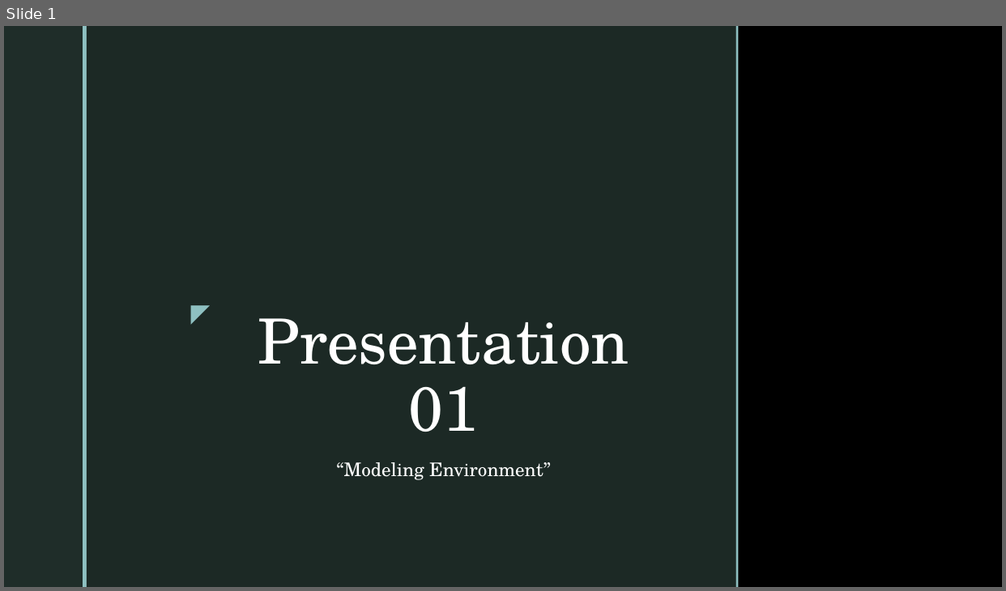
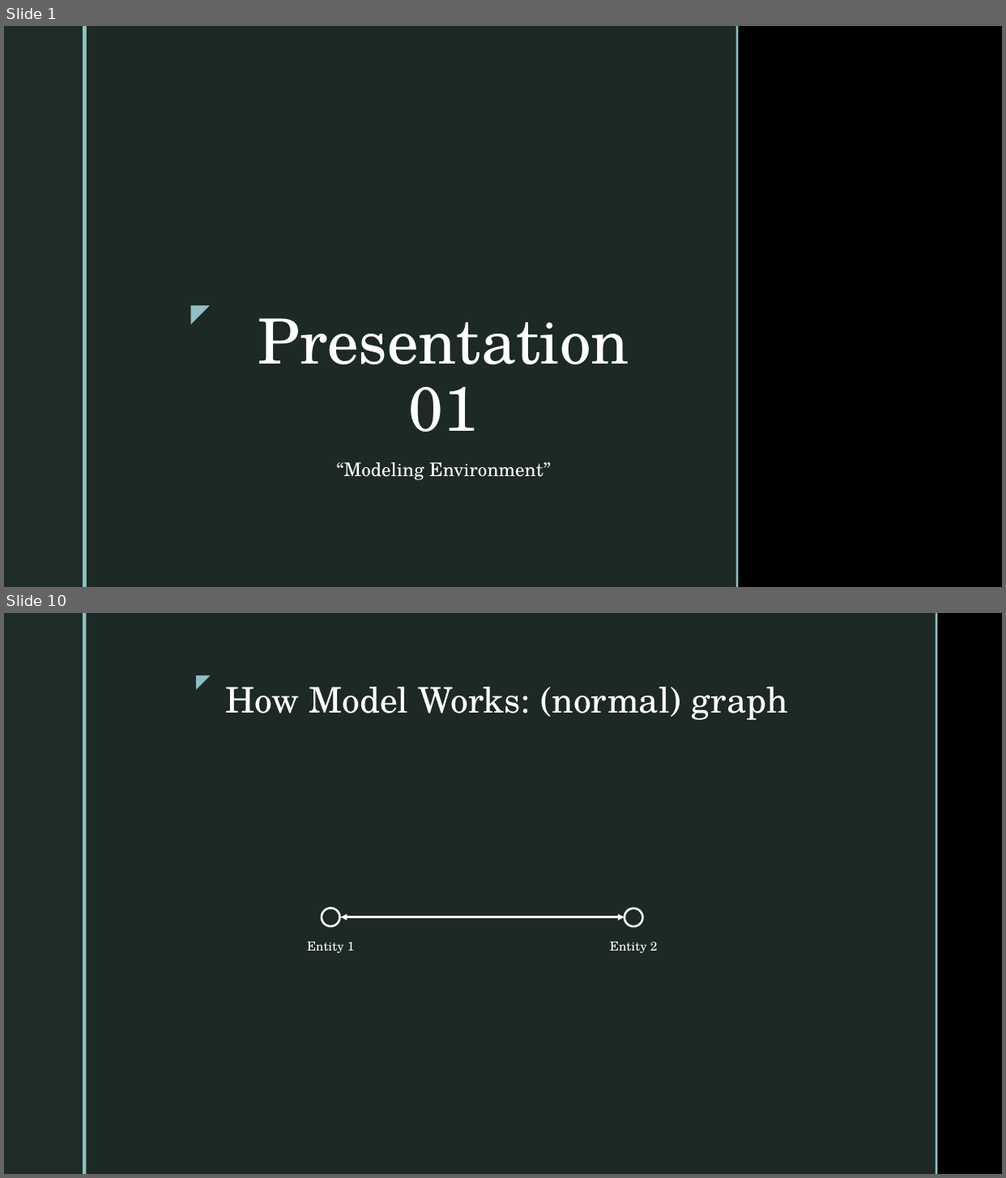
Before and after one commit to cmudrc/pied-piper, a slide deck: Other/Presentation/Presentation 01.pptx. Shown one above the other, each under a label of ours: slide 1 before the commit, slides 1 and 10 after it; the slides between them are not shown. The pictures are 1006x591 and 1006x1178 pixels, drawn with LibreOffice and Linux fonts; fonts in the diff are those of the drawing; background and template pictures are left out. Boxes give left, top, right and bottom in pixels: in the first picture for what was removed or moved away, otherwise in the second. Text is boxed around its words. In the diff, an @@ line names an element or a change of style, - is before the commit and + after.

```diff
--- a/Other/Presentation/Presentation 01.pptx
+++ b/Other/Presentation/Presentation 01.pptx
@@ slide 10 added at [4,613,1002,1174], background picture (left out); not listed: 2 template elements that a slide beside it also shows @@
@@ rectangle added at [87,613,936,1174], fill #1F2D29 at 92% opacity @@
@@ rectangle added at [936,613,938,1174], fill #8EC0C1 @@
@@ text added at [184,666,217,696], 18 pt, text #8EC0C1 @@
+◤
@@ title added at [225,687,787,720], 34 pt, text #FFFFFF @@
+How Model Works: (normal) graph
@@ ellipse added at [322,908,339,926], outline #FFFFFF 2 pt @@
@@ double arrow added from (341, 918) to (624, 918), #FFFFFF 2 pt @@
@@ ellipse added at [624,909,642,926], outline #FFFFFF 2 pt @@
@@ text added at [307,942,355,953], 12 pt, text #FFFFFF @@
+Entity 1
@@ text added at [610,942,658,953], 12 pt, text #FFFFFF @@
+Entity 2
```
Also in this commit, not shown: 9 other slides added, 1 slide removed, 4 other files.
